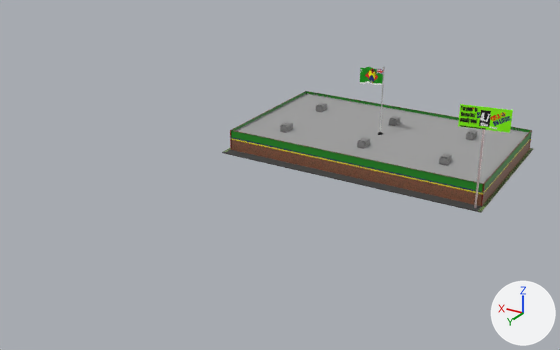
A saved change to the glTF model Gangsta Wizards/Main/BUILDINGS/Mercantile/Mart.glb.
Both versions are drawn from a 50 mm camera at (-85.4, 200.1, 84.3) aimed at (2.9, 53.0, 10.8). Lighting does not change. The marker at lower right points along +X, +Y and +Z. The first picture is the older version. Objects named as collision shapes, trigger or cutter boxes, shadow casters or lower levels of detail are left out. Where no turn or scale is listed for an object, it has been applied to the vertices.

Objects in the first picture: 'BillboardBack', 'Flag', 'Floor', 'RTUs', 'Roof', 'Sign Text', 'Support', 'Walls' and 1 more.
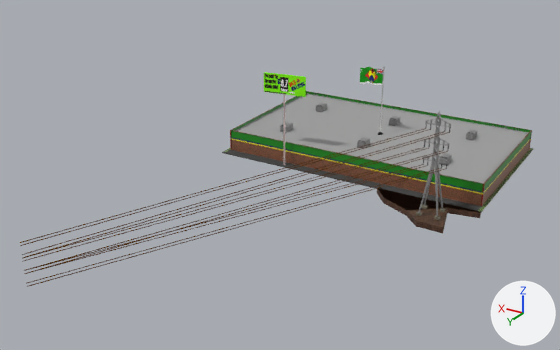
Commit message: More wires + Bullet Train

Boxes [x1, y1, x2, y2] around the edits, measured in the pictures (560 x 350 px):
'Wires', added: after [20, 128, 450, 287]
'Undeveloped Land.001', added (brown): after [377, 188, 481, 233]
'BillboardBack', moved: before [458, 104, 513, 133]; after [264, 72, 306, 97]
'Tower', added: after [418, 111, 451, 217]
    faces in mat_galvanized_steel (grey #adadad): [418, 111, 451, 217]
'Sign Text', moved: before [460, 106, 511, 129]; after [264, 73, 305, 94]
'Support', moved: before [474, 129, 485, 208]; after [283, 94, 285, 165]
'Bases', added: after [416, 204, 446, 220]

The edits, one by one:
Picture 'Dirt' (img_dirt) is new.
Material 'Copper Wire' (mat_copper_wire) is new.
Its base color is (0.168, 0.0539, 0.0) (brown #724200).
Its metallic is 1.0.
Material 'Dirt' (mat_dirt) is new.
Its texture is img_dirt.
Material 'Coils' (mat_coils) is new.
Its base color is (0.0, 0.0, 0.0) (black #000000).
Its metallic is 1.0.
Material 'Galvanized Steel' (mat_galvanized_steel) is new.
Its base color is (0.416, 0.416, 0.416) (grey #adadad).
Its metallic is 1.0.
Its roughness is 0.8.
Material 'Steel' (mat_steel) is new.
Its base color is (0.264, 0.264, 0.264) (grey #8c8c8c).
Its metallic is 1.0.
Its roughness is 0.0.
Material 'Conc Base' (mat_conc_base) is new.
Its base color is (0.181, 0.166, 0.116) (dark yellow #767160).
Its roughness is 1.0.
Mesh me_cylinder_002 is new.
It has 768 vertices, 1488 faces and spans x -5.9..40.7, y -2.0..89.3, z 1.3..10.8.
It uses material mat_copper_wire (brown #724200).
Mesh me_cube_006 is new.
It has 34 vertices, 64 faces and spans x -76.0..-47.8, y -341.9..-328.6, z 31.6..33.1.
It uses material mat_dirt (picture img_dirt).
Mesh me_cylinder_003 is new.
It has 2771 vertices, 3134 faces and spans x -9.9..-3.8, y -3.1..2.2, z 0.3..26.3.
Faces by material slot: [1272, 1056, 806].
It uses material mat_steel (grey #8c8c8c).
It uses material mat_coils (black #000000).
It uses material mat_galvanized_steel (grey #adadad).
Mesh me_cube_005 is new.
It has 32 vertices, 48 faces and spans x -5.57..0.66, y -1.01..5.21, z -0.3..0.3.
It uses material mat_conc_base (dark yellow #767160).
Object 'BillboardBack' (ob_billboardback) moves from (-36.9, 24.5, 23.3) to (18.4, 24.8, 23.3).
Object 'Support' (ob_support) moves from (-36.9, 24.5, 13.4) to (18.4, 24.8, 13.4).
Object 'Sign Text' (ob_sign_text) moves from (-36.7, 24.7, 18.0) to (18.6, 25.0, 18.0).
Object 'Wires' (ob_wires) is new; it shows me_cylinder_002.
Its location is (-25.5, 34.7, 11.1).
Object 'Undeveloped Land.001' (ob_undeveloped_land_001) is new; it shows me_cube_006.
Its location is (37.1, 367.7, -33.0).
Object 'Tower' (ob_tower) is new; it shows me_cylinder_003.
Its location is (-21.6, 33.6, 0.5).
Object 'Bases' (ob_bases) is new; it shows me_cube_005.
Its location is (-26.0, 31.0, 0.5).
